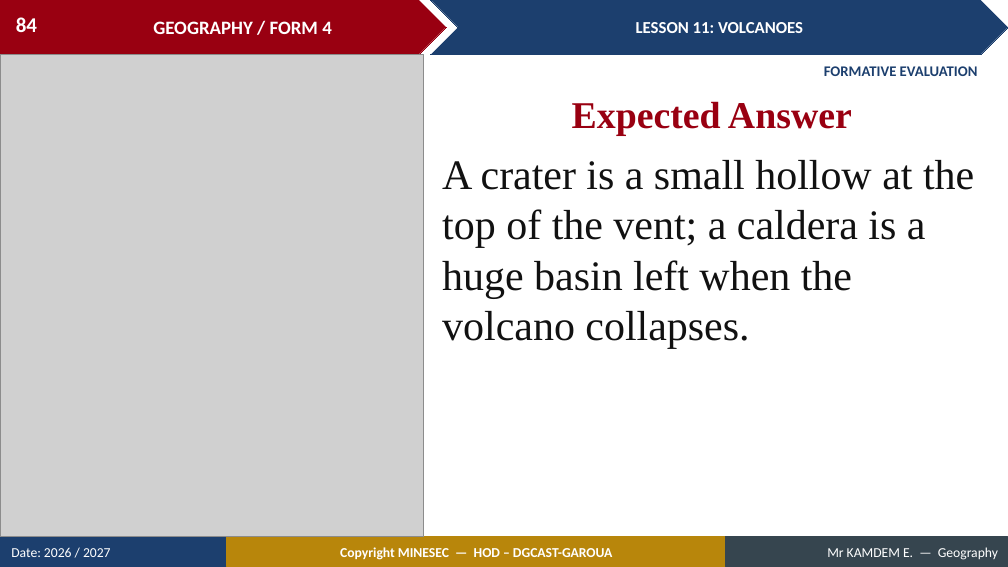
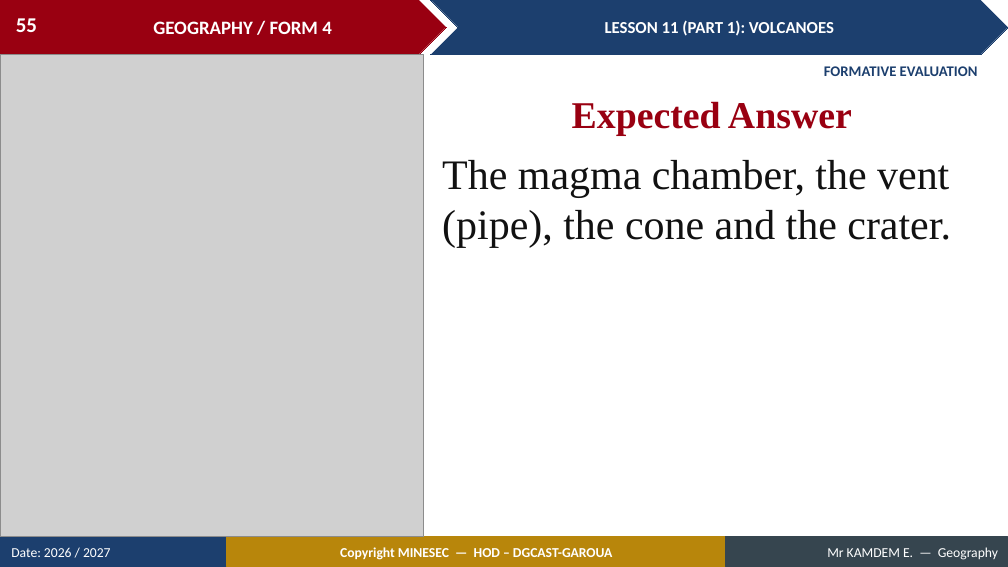
Before and after one commit to Berthautk/linea-github, a slide deck: slide 55 of lecons/F3/14_FORM4_LESSON11_Volcanoes.pptx (slide 84 before the commit). Drawn at 1008x567 pixels with LibreOffice and Linux fonts; fonts in the diff are those of the drawing; grey boxes stand for pictures. Boxes give left, top, right and bottom in pixels: in the first picture for what was removed or moved away, otherwise in the second. Text is boxed around its words. In the diff, an @@ line names an element or a change of style, - is before the commit and + after.

```diff
--- a/lecons/F3/14_FORM4_LESSON11_Volcanoes.pptx
+++ b/lecons/F3/14_FORM4_LESSON11_Volcanoes.pptx
@@ page number at <box>16,18,37,32</box>: text changed @@
-84
+55
@@ text in chevron at <box>605,20,834,36</box>: text changed @@
-LESSON 11: VOLCANOES
+LESSON 11 (PART 1): VOLCANOES
@@ text at <box>442,160,951,247</box>: text changed @@
-A crater is a small hollow at the top of the vent; a caldera is a huge basin left when the volcano collapses.
+The magma chamber, the vent (pipe), the cone and the crater.
```
Also in this commit, not shown: 62 other slides changed, 1 slide added, 31 slides removed, 13 other files.
